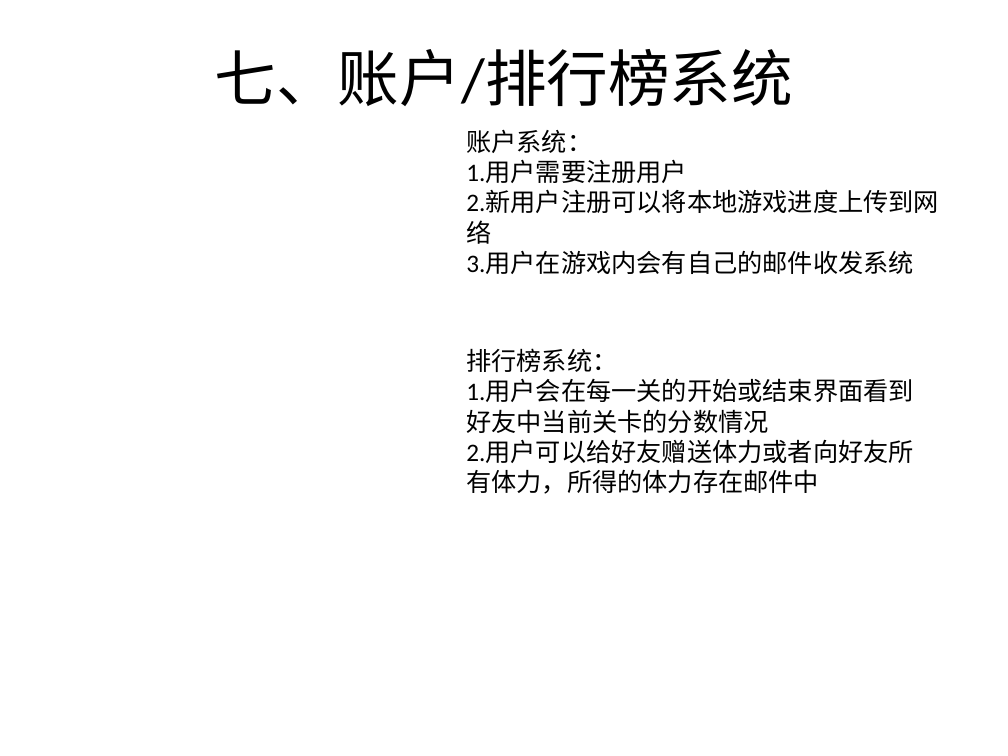
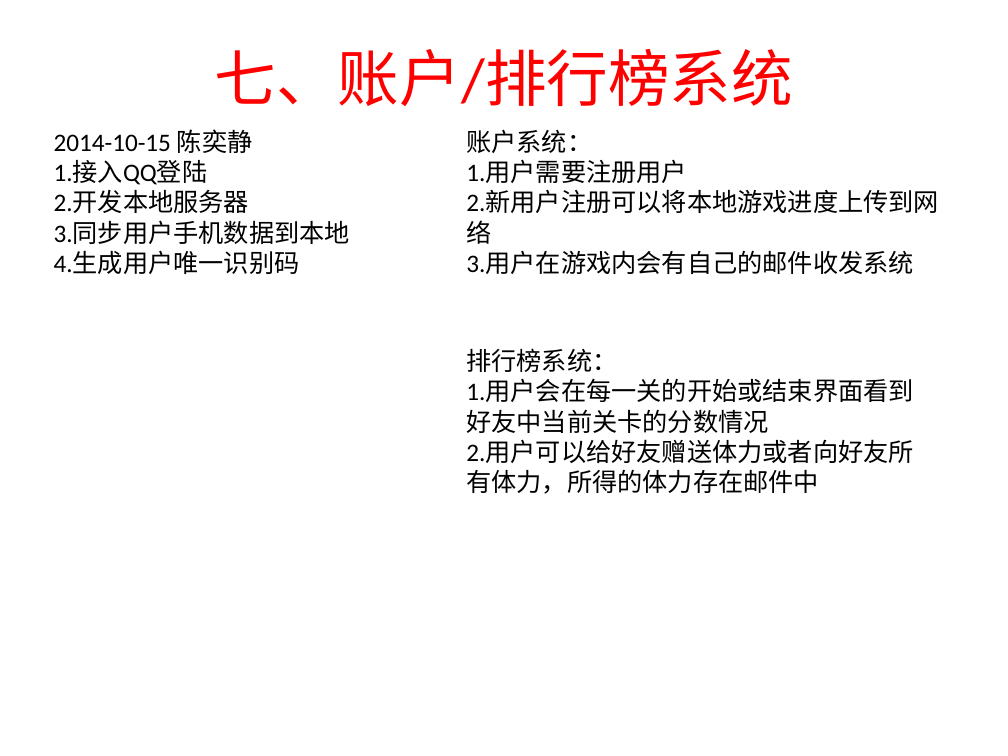
Before and after one commit to jiangdaisong/WorkInDingJi, a slide deck: slide 8 of 无尽之巢策划案.pptx. Drawn at 1008x756 pixels with LibreOffice and Linux fonts; fonts in the diff are those of the drawing. Boxes give left, top, right and bottom in pixels: in the first picture for what was removed or moved away, otherwise in the second. Text is boxed around its words. In the diff, an @@ line names an element or a change of style, - is before the commit and + after.

```diff
--- a/无尽之巢策划案.pptx
+++ b/无尽之巢策划案.pptx
@@ title "七、账户/排行榜系统" at (x1=215, y1=49, x2=793, y2=106): text colour #000000 to #FF0000 @@
@@ text added at (x1=54, y1=129, x2=350, y2=274), 18 pt, text #000000 @@
+2014-10-15 陈奕静
+1.接入QQ登陆
+2.开发本地服务器
+3.同步用户手机数据到本地
+4.生成用户唯一识别码
```
Also in this commit, not shown: 1 other slide changed, 2 slides added, 4 other files.
